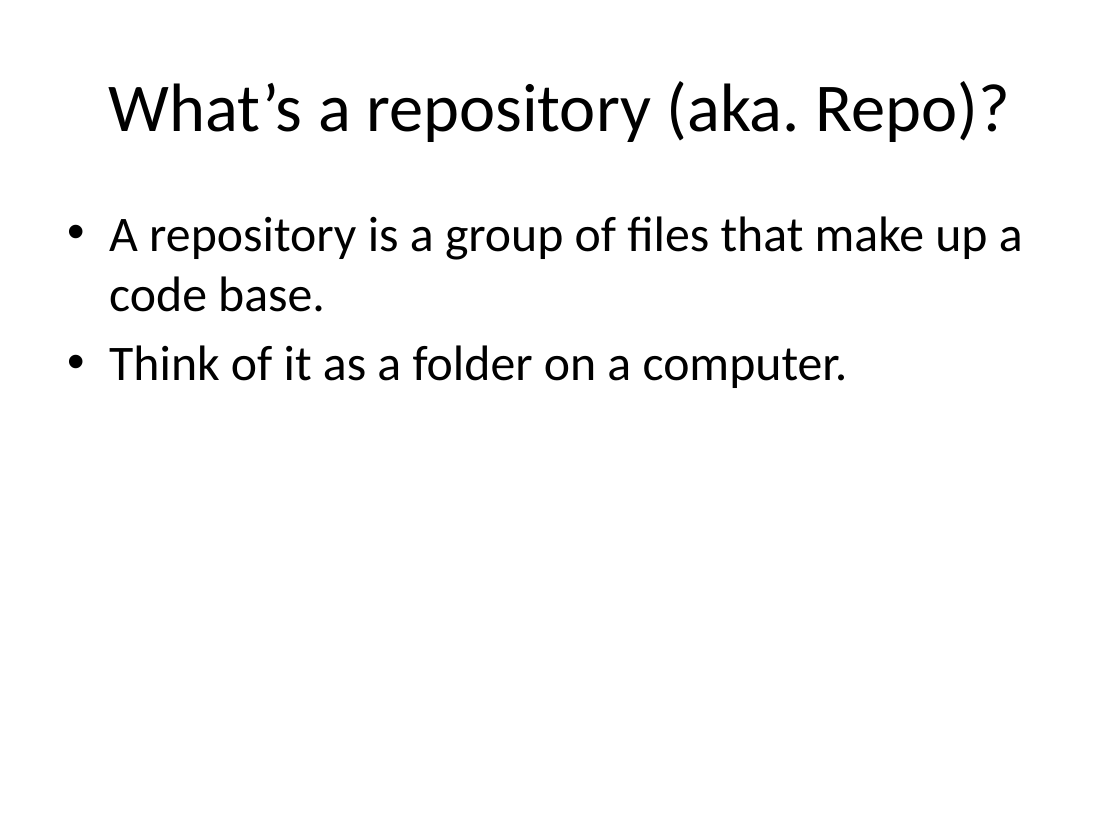
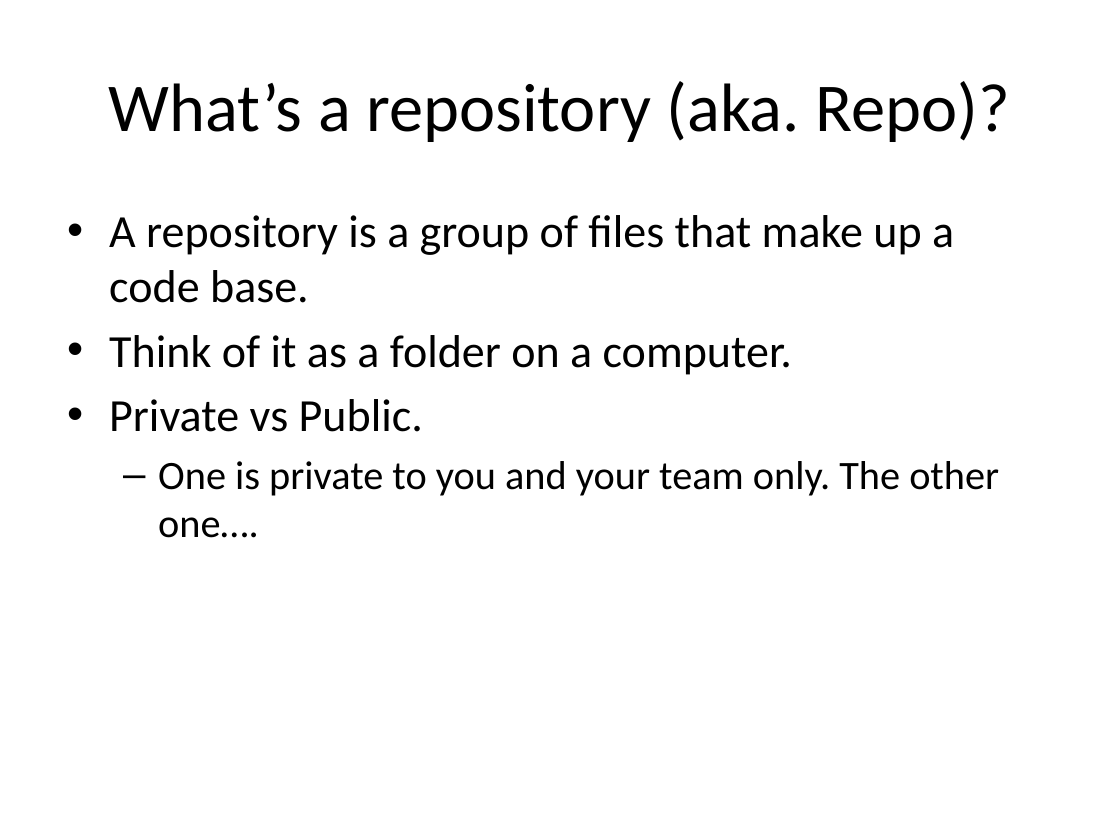
Before and after one commit to jtian1167/SLP-demo, a slide deck: slide 8 of SLP github.pptx. Drawn at 1120x840 pixels with LibreOffice and Linux fonts; fonts in the diff are those of the drawing. Boxes give left, top, right and bottom in pixels: in the first picture for what was removed or moved away, otherwise in the second. Text is boxed around its words. In the diff, an @@ line names an element or a change of style, - is before the commit and + after.

```diff
--- a/SLP github.pptx
+++ b/SLP github.pptx
@@ text at bbox=[109, 215, 954, 375]: size 32 to 29.6 pt in "A repository is a group of files ...", "Think of it as a folder on ..." @@
@@ text at bbox=[109, 399, 999, 538]: paragraphs added @@
+• Private vs Public.
+  – One is private to you and your team only. The other one….
```
Also in this commit, not shown: 3 other slides changed, 2 slides added.
